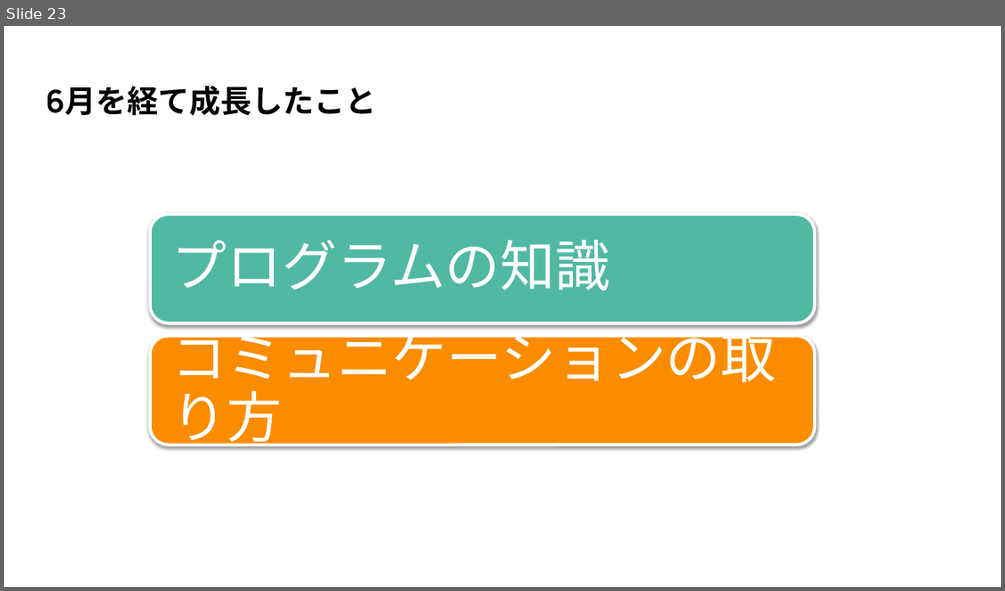
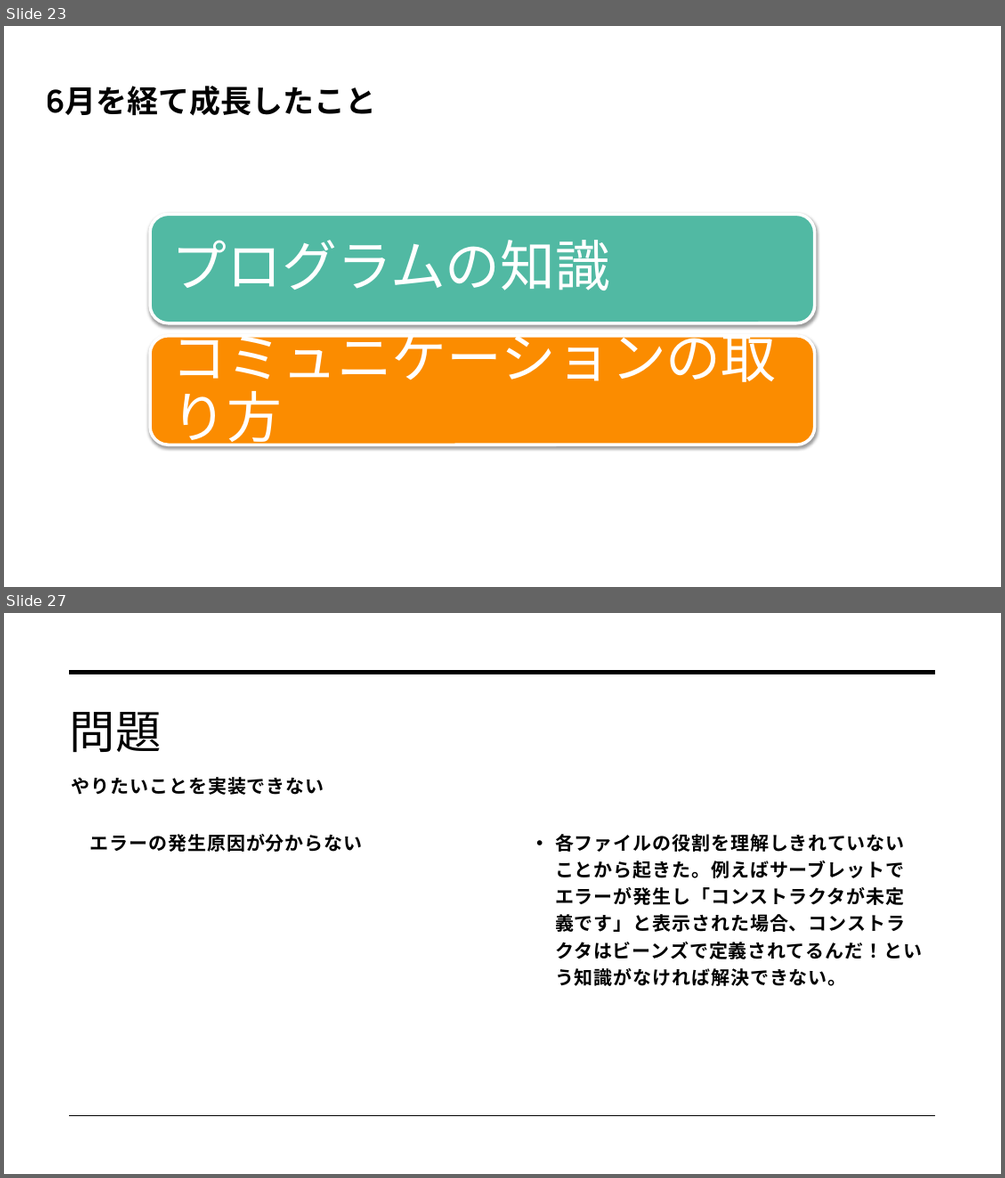
Before and after one commit to dojo2022/C-3, a slide deck: C-3_配布資料/0630_C3_発表資料.pptx. Shown one above the other, each under a label of ours: slide 23 before the commit, slides 23 and 27 after it; the slides between them are not shown. The pictures are 1005x591 and 1005x1178 pixels, drawn with LibreOffice and Linux fonts; fonts in the diff are those of the drawing. Boxes give left, top, right and bottom in pixels: in the first picture for what was removed or moved away, otherwise in the second. Text is boxed around its words. In the diff, an @@ line names an element or a change of style, - is before the commit and + after.

```diff
--- a/C-3_配布資料/0630_C3_発表資料.pptx
+++ b/C-3_配布資料/0630_C3_発表資料.pptx
@@ slide 27 added at bbox=[4, 613, 1001, 1174], background #FFFFFF @@
@@ line added from (70, 672) to (936, 672), #000000 3.5 pt @@
@@ title added at bbox=[69, 712, 162, 752], 44 pt, text #000000 @@
+問題
@@ text added at bbox=[72, 777, 324, 795], 18 pt, text #000000, bold @@
+やりたいことを実装できない
@@ text added at bbox=[90, 834, 363, 852], 18 pt, text #000000, bold @@
+エラーの発生原因が分からない
@@ text added at bbox=[555, 834, 922, 986], 18 pt, text #000000, bold @@
+• 各ファイルの役割を理解しきれていないことから起きた。例えばサーブレットでエラーが発生し「コンストラクタが未定義です」と表示された場合、コンストラクタはビーンズで定義されてるんだ！という知識がなければ解決できない。
@@ line added from (70, 1116) to (936, 1116), #000000 1 pt @@
```
Also in this commit, not shown: 5 other slides added.
